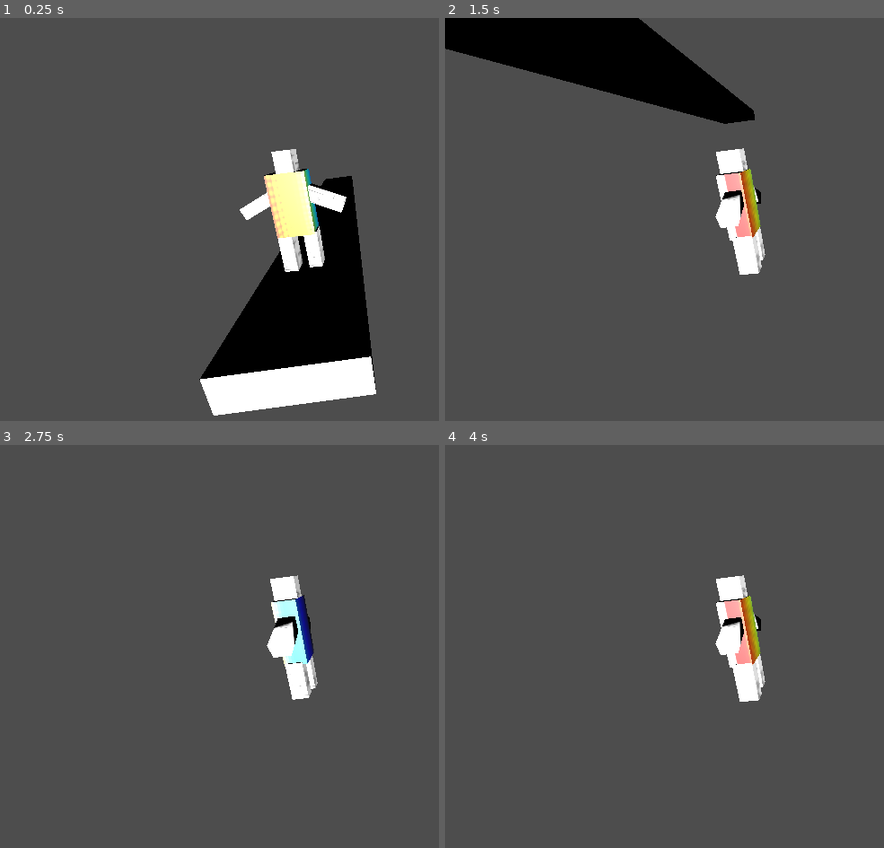
Above: before the commit, frames 1-4 (two rows, left to right).
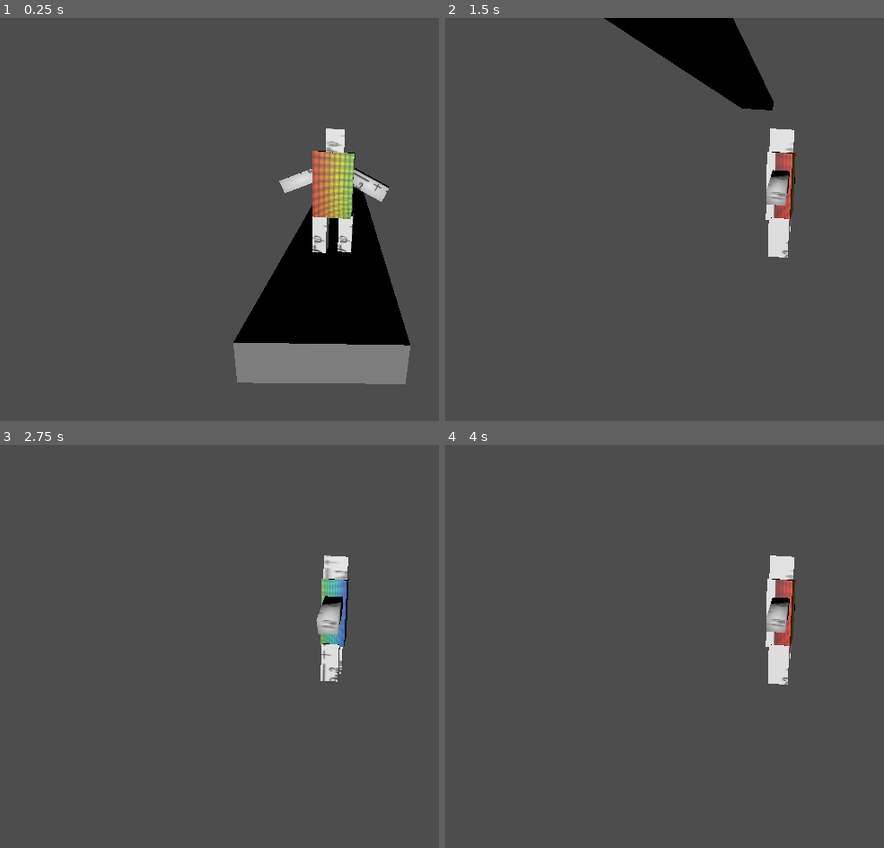
Above: after the commit, the same moments.

Repository: Touba007/GameJam2024
Game: Godot game, scene res://Main.tscn
The game is run twice, just before and just after one commit, with the same random seed, the same clock (stepped at 60 frames per second) and the same inputs. The project has no main scene, so this scene is started directly.
Inputs:
- Up to frame 1 (0.25 s): no input
- Up to frame 2 (1.5 s): hold Right (move_right) 0.53-1.28 s; hold Left (move_left) from 1.28 s (still down)
- Up to frame 3 (2.75 s): release Left (move_left) at 2.03 s; hold Right (move_right) from 2.03 s (still down)
- Up to frame 4 (4 s): tap Enter at 2.75 s; tap Space at 3.5 s; release Right (move_right) at 3.53 s; hold Left (move_left) from 3.53 s (still down)

The runs differ from the first frame. In frame 1, 14% of the frame differs, in the area x 45-94%, y 27-99%; in frame 2, 16%, in the area x 0-80%, y 0-64%; in frame 3, 3.9%; in frame 4, 4.1%.

Commit message:
begin : player and ground (will change)

Diff:
--- a/PortalRun/Main.tscn
+++ b/PortalRun/Main.tscn
@@ -13,6 +13,7 @@
 [node name="StaticBody3D_floor" type="StaticBody3D" parent="."]
 
 [node name="CollisionShape3D" type="CollisionShape3D" parent="StaticBody3D_floor"]
+transform = Transform3D(0.996377, 0, 0, 0, 0.996377, 0, 0, 0, 0.996377, 0, 0, 0)
 shape = SubResource("BoxShape3D_32vkd")
 
 [node name="MeshInstance3D" type="MeshInstance3D" parent="StaticBody3D_floor"]
@@ -25,9 +26,9 @@
 transform = Transform3D(-0.0215629, 0.00144443, 0.332632, 0.00151027, 0.333327, -0.00134954, -0.332632, 0.00141979, -0.021569, -8.73279, -0.706199, 0.562897)
 
 [node name="Camera3D" type="Camera3D" parent="player/Marker3D"]
-transform = Transform3D(0.991213, 0.132274, -7.20455e-09, -0.126812, 0.950287, 0.284384, 0.0376165, -0.281885, 0.958711, 3.73769, 7.64236, 42.1069)
+transform = Transform3D(0.997913, -0.039788, -0.0508533, 0.0524799, 0.958623, 0.2798, 0.0376165, -0.281885, 0.958711, 0.669833, 7.01489, 42.1535)
 
 [node name="DirectionalLight3D" type="DirectionalLight3D" parent="."]
 transform = Transform3D(1, 0, 0, 0, 1, 0, 0, 0, 1, 0, 5.9388, 0)
-light_energy = 6.172
+light_energy = 0.677
 light_volumetric_fog_energy = 12.96
--- /dev/null
+++ b/PortalRun/bloc.gd
@@ -0,0 +1,14 @@
+extends CharacterBody3D
+
+# Minimum speed of the mob in meters per second.
+@export var min_speed = 10
+# Maximum speed of the mob in meters per second.
+@export var max_speed = 18
+
+
+
+
+
+
+func _on_visible_on_screen_notifier_3d_screen_exited():
+	queue_free()
--- /dev/null
+++ b/PortalRun/bloc.tscn
@@ -0,0 +1,26 @@
+[gd_scene load_steps=4 format=3 uid="uid://bldpapomjh3lh"]
+
+[ext_resource type="Script" path="res://bloc.gd" id="1_ksfm3"]
+
+[sub_resource type="BoxMesh" id="BoxMesh_kel5f"]
+
+[sub_resource type="BoxShape3D" id="BoxShape3D_lrqm4"]
+size = Vector3(6.16921, 3.45905, 1.37244)
+
+[node name="bloc" type="CharacterBody3D"]
+script = ExtResource("1_ksfm3")
+
+[node name="Node3D" type="Node3D" parent="."]
+
+[node name="MeshInstance3D" type="MeshInstance3D" parent="Node3D"]
+transform = Transform3D(5.89812, 0, 0, 0, 2.4034, 0, 0, 0, 1.26989, 0, 0, 0)
+mesh = SubResource("BoxMesh_kel5f")
+
+[node name="CollisionShape3D" type="CollisionShape3D" parent="."]
+transform = Transform3D(1.01096, 0, 0, 0, 0.792032, 0, 0, 0, 1.01096, -0.244884, 0.257897, 0.0529175)
+shape = SubResource("BoxShape3D_lrqm4")
+
+[node name="VisibleOnScreenEnabler3D" type="VisibleOnScreenEnabler3D" parent="."]
+aabb = AABB(-2.94973, -1.23202, -0.609564, 5.89946, 2.46404, 1.21913)
+
+[connection signal="screen_exited" from="VisibleOnScreenEnabler3D" to="." method="_on_visible_on_screen_enabler_3d_screen_exited"]
